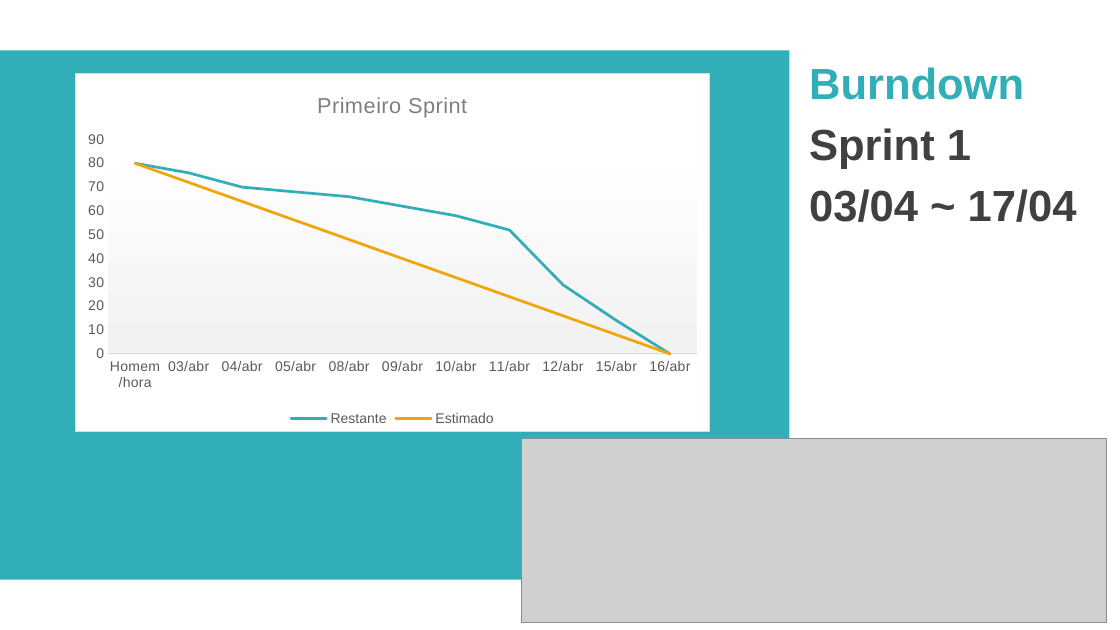
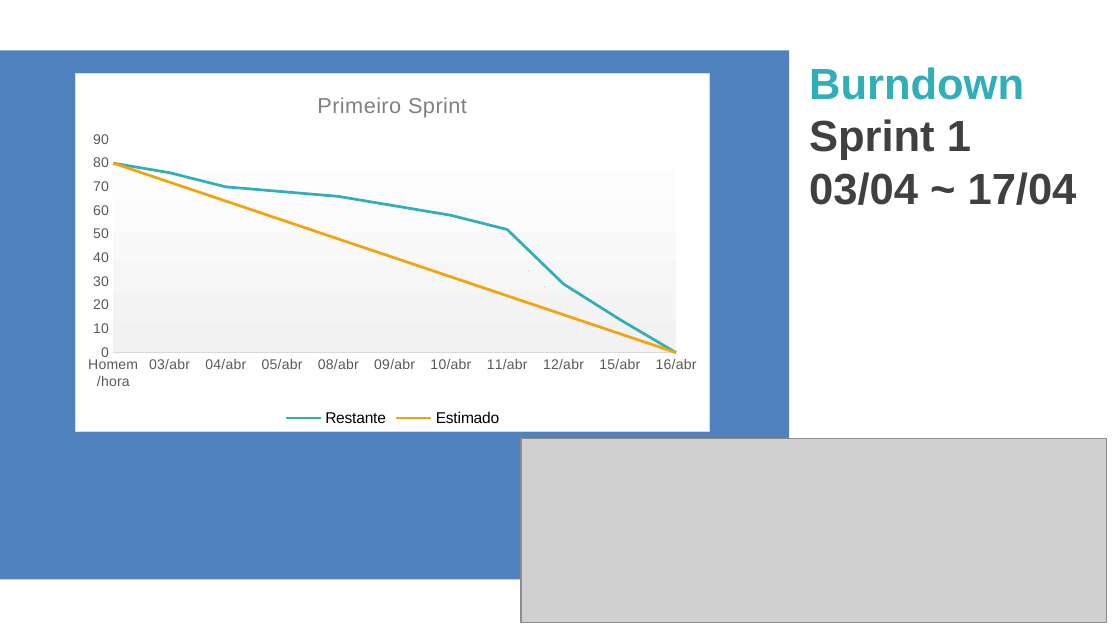
Before and after one commit to marcosousa-uff/Rummikuff, a slide deck: slide 28 of Arquivos de gestão/Primeira Apresentação/Primeira apresentação ES2.pptx. Drawn at 1120x630 pixels with LibreOffice and Linux fonts; fonts in the diff are those of the drawing; grey boxes stand for pictures. Boxes give left, top, right and bottom in pixels: in the first picture for what was removed or moved away, otherwise in the second. Text is boxed around its words. In the diff, an @@ line names an element or a change of style, - is before the commit and + after.

```diff
--- a/Arquivos de gestão/Primeira Apresentação/Primeira apresentação ES2.pptx
+++ b/Arquivos de gestão/Primeira Apresentação/Primeira apresentação ES2.pptx
@@ rectangle at (0, 50, 790, 579): fill #32AEB8 to #4F81BD @@
@@ text "Burndown" at (809, 67, 1077, 205): less space between paragraphs @@
@@ line chart at (75, 73, 710, 431) @@
@@ legend changed @@
@@ category axis changed @@
@@ value axis changed @@
@@ border changed @@
```
Also in this commit, not shown: 30 other slides changed.
